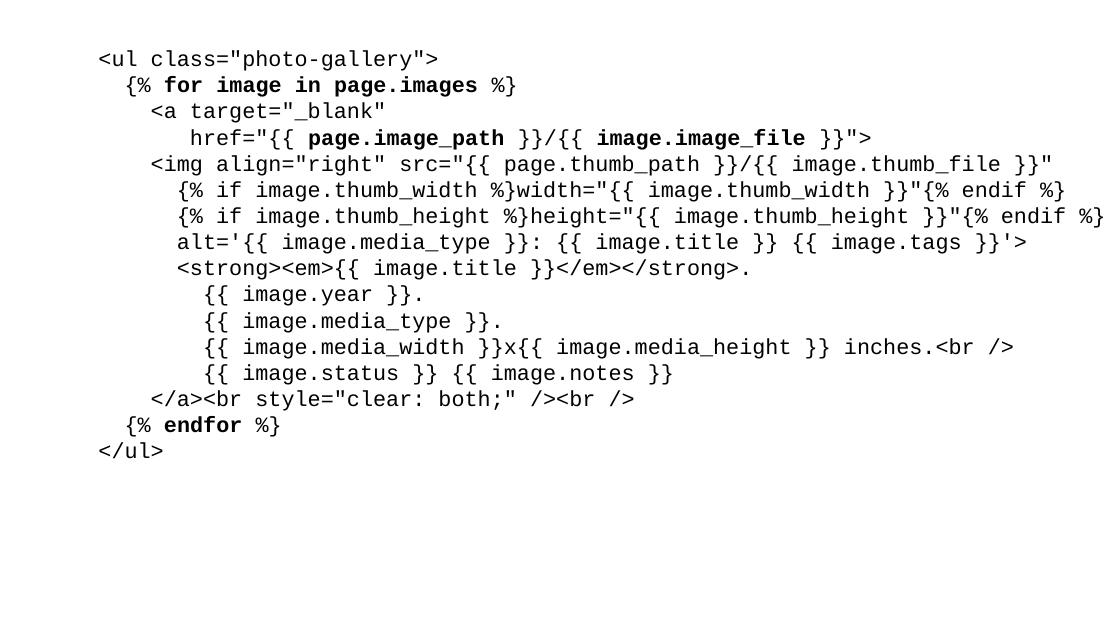
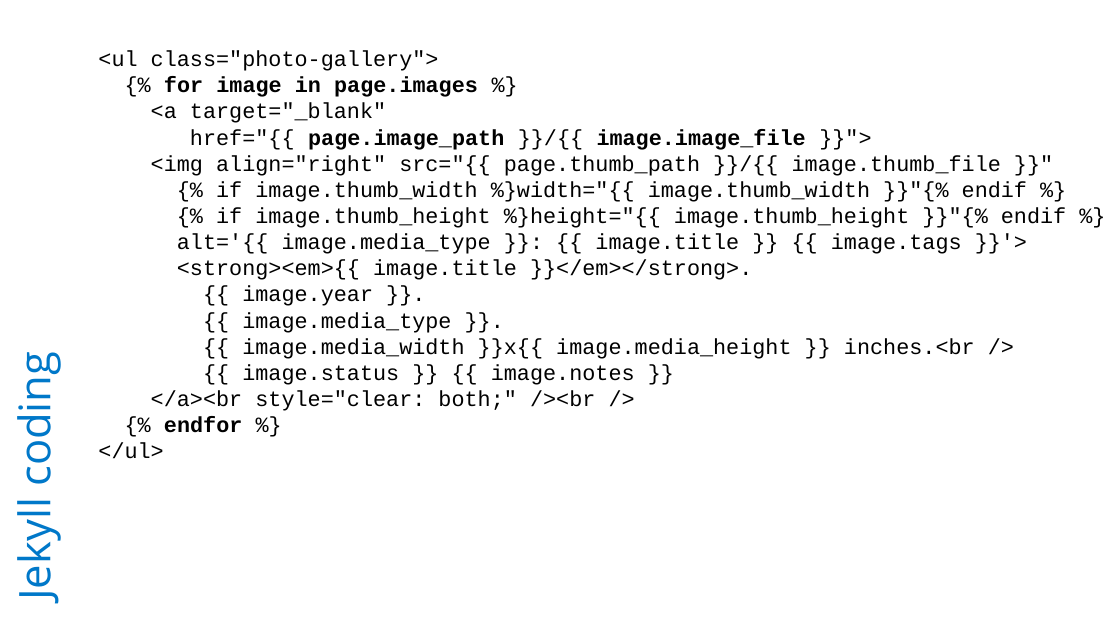
Before and after one commit to rkuma183/wilsonmar.github.io, a slide deck: slide 3 of fig/jekyll-data-driven-web-v01.pptx. Drawn at 1120x630 pixels with LibreOffice and Linux fonts; fonts in the diff are those of the drawing. Boxes give left, top, right and bottom in pixels: in the first picture for what was removed or moved away, otherwise in the second. Text is boxed around its words. In the diff, an @@ line names an element or a change of style, - is before the commit and + after.

```diff
--- a/fig/jekyll-data-driven-web-v01.pptx
+++ b/fig/jekyll-data-driven-web-v01.pptx
@@ title added at [4,365,63,598], 28 pt, text #0078C9 @@
+Jekyll coding
```
Also in this commit, not shown: 2 other slides changed, 13 other files.
